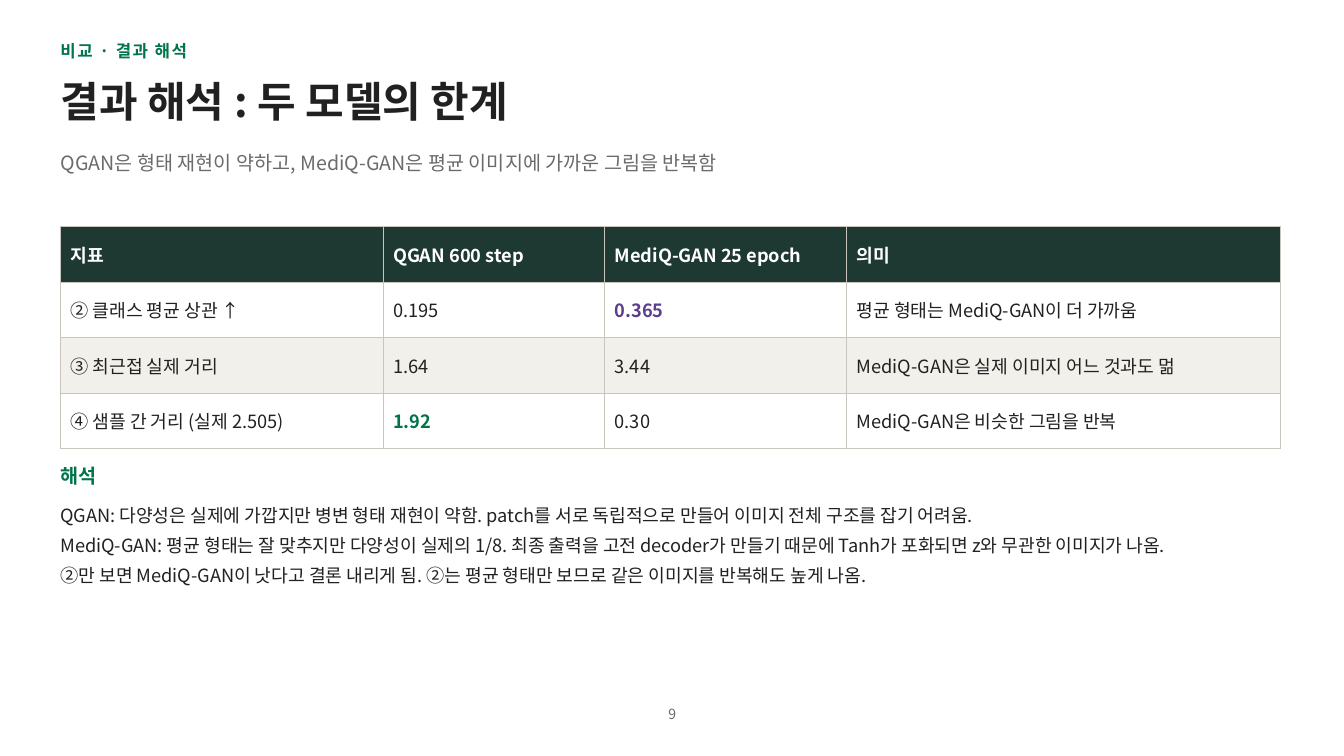
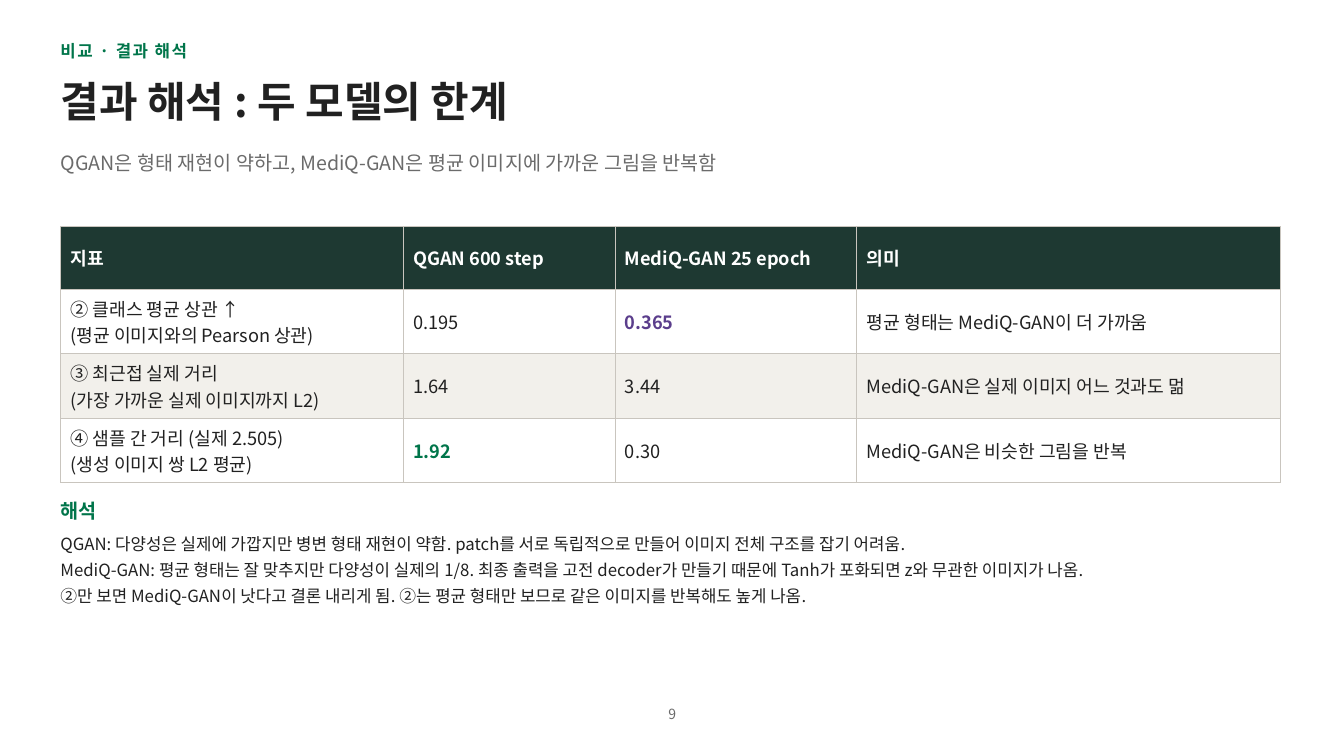
Before and after one commit to hyunhp/skin_disease_qml, a slide deck: slide 9 of practice/day3_slides/day3_practice_slides.pptx. Drawn at 1344x756 pixels with LibreOffice and Linux fonts; fonts in the diff are those of the drawing. Boxes give left, top, right and bottom in pixels: in the first picture for what was removed or moved away, otherwise in the second. Text is boxed around its words. In the diff, an @@ line names an element or a change of style, - is before the commit and + after.

```diff
--- a/practice/day3_slides/day3_practice_slides.pptx
+++ b/practice/day3_slides/day3_practice_slides.pptx
@@ table at <box>60,227,1280,479</box> @@
-row 2, column 1: ② 클래스 평균 상관 ↑
+row 2, column 1: ② 클래스 평균 상관 ↑ / (평균 이미지와의 Pearson 상관)
-row 3, column 1: ③ 최근접 실제 거리
+row 3, column 1: ③ 최근접 실제 거리 / (가장 가까운 실제 이미지까지 L2)
-row 4, column 1: ④ 샘플 간 거리 (실제 2.505)
+row 4, column 1: ④ 샘플 간 거리 (실제 2.505) / (생성 이미지 쌍 L2 평균)
@@ text "해석": place and size @@
-text "해석" at <box>60,466,96,485</box>
+text "해석" at <box>60,501,96,520</box>
@@ text "QGAN: 다양성은 실제에 가깝지만 병변 ...": place and size @@
-text "QGAN: 다양성은 실제에 가깝지만 병변 ..." at <box>60,506,1165,586</box>
+text "QGAN: 다양성은 실제에 가깝지만 병변 ..." at <box>60,536,1083,605</box>
@@ text "QGAN: 다양성은 실제에 가깝지만 병변 ..." at <box>60,536,1083,605</box>: size 13 to 12 pt; less space between paragraphs @@
```
Also in this commit, not shown: 1 other slide changed, 34 other files.
